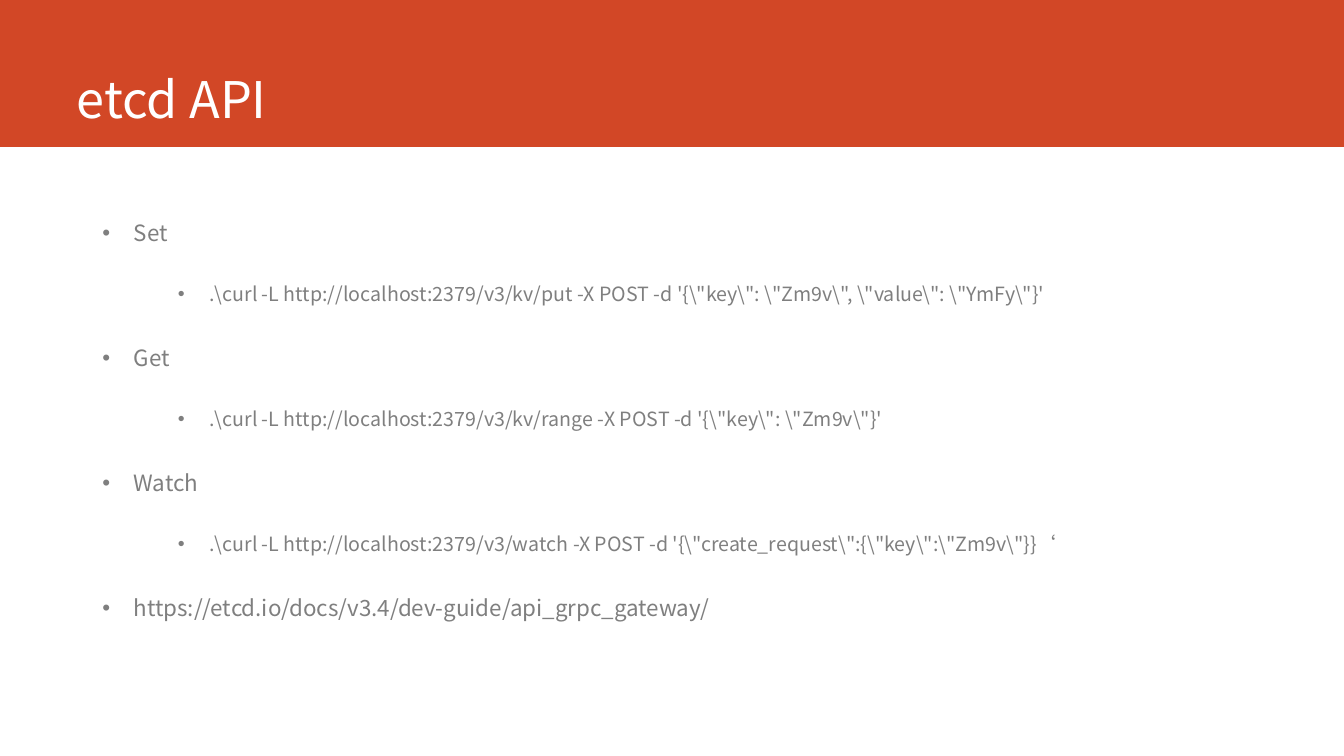
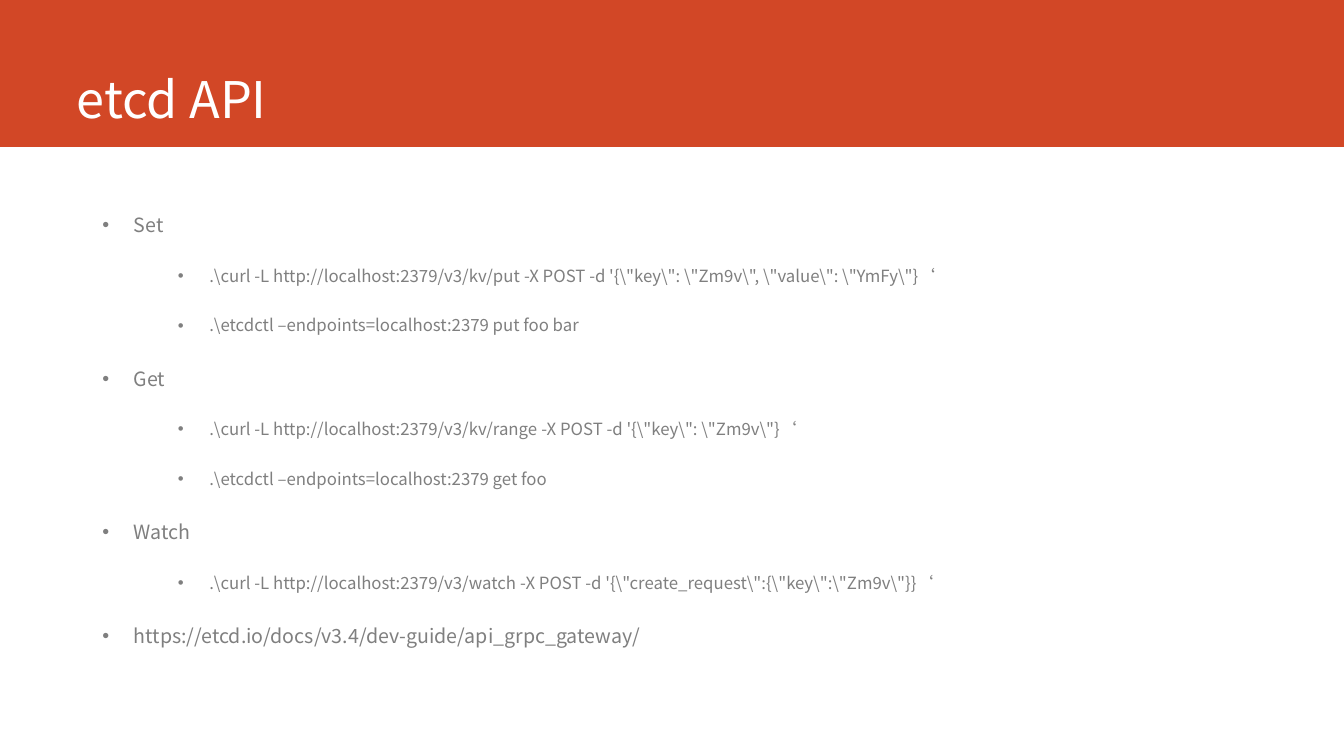
Before and after one commit to dinoliang/TemplateInfo, a slide deck: slide 9 of Reverse Proxy.ppt. Drawn at 1344x756 pixels with LibreOffice and Linux fonts; fonts in the diff are those of the drawing. Boxes give left, top, right and bottom in pixels: in the first picture for what was removed or moved away, otherwise in the second. Text is boxed around its words. In the diff, an @@ line names an element or a change of style, - is before the commit and + after.

```diff
--- a/Reverse Proxy.ppt
+++ b/Reverse Proxy.ppt
@@ text at bbox=[134, 217, 933, 648]: size 16 to 14 pt in "Set", "Get", "Watch", "https://etcd.io/docs/v3.4/dev-guide/api_grpc_gateway/"; size 14 to 12 pt in ".\curl -L http://localhost:2379/v3/watch -X POST -d '{\"crea ..."; line spacing 1.5 to 1.3 @@
@@ text at bbox=[209, 268, 935, 335]: text changed; size 14 to 12 pt @@
-  • .\curl -L http://localhost:2379/v3/kv/put -X POST -d '{\"key\": \"Zm9v\", \"value\": \"YmFy\"}'
+  • .\curl -L http://localhost:2379/v3/kv/put -X POST -d '{\"key\": \"Zm9v\", \"value\": \"YmFy\"}‘
+  • .\etcdctl –endpoints=localhost:2379 put foo bar
@@ text at bbox=[209, 421, 796, 489]: text changed; size 14 to 12 pt @@
-  • .\curl -L http://localhost:2379/v3/kv/range -X POST -d '{\"key\": \"Zm9v\"}'
+  • .\curl -L http://localhost:2379/v3/kv/range -X POST -d '{\"key\": \"Zm9v\"}‘
+  • .\etcdctl –endpoints=localhost:2379 get foo
```
Also in this commit, not shown: 6 other slides changed.
